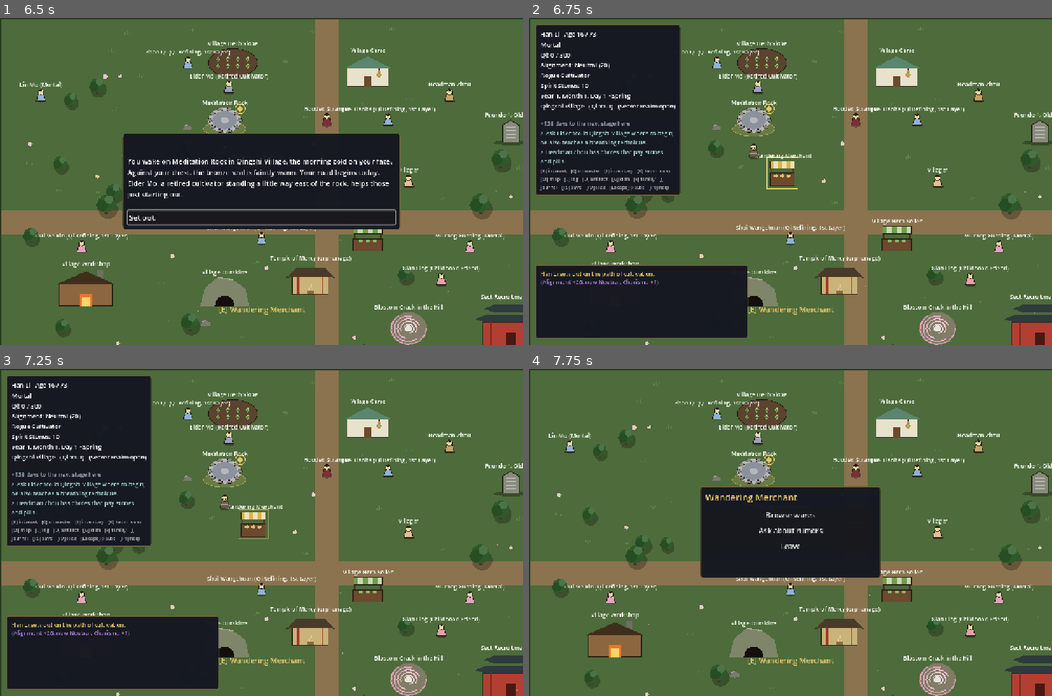
Above: before the commit, frames 1-4 (two rows, left to right).
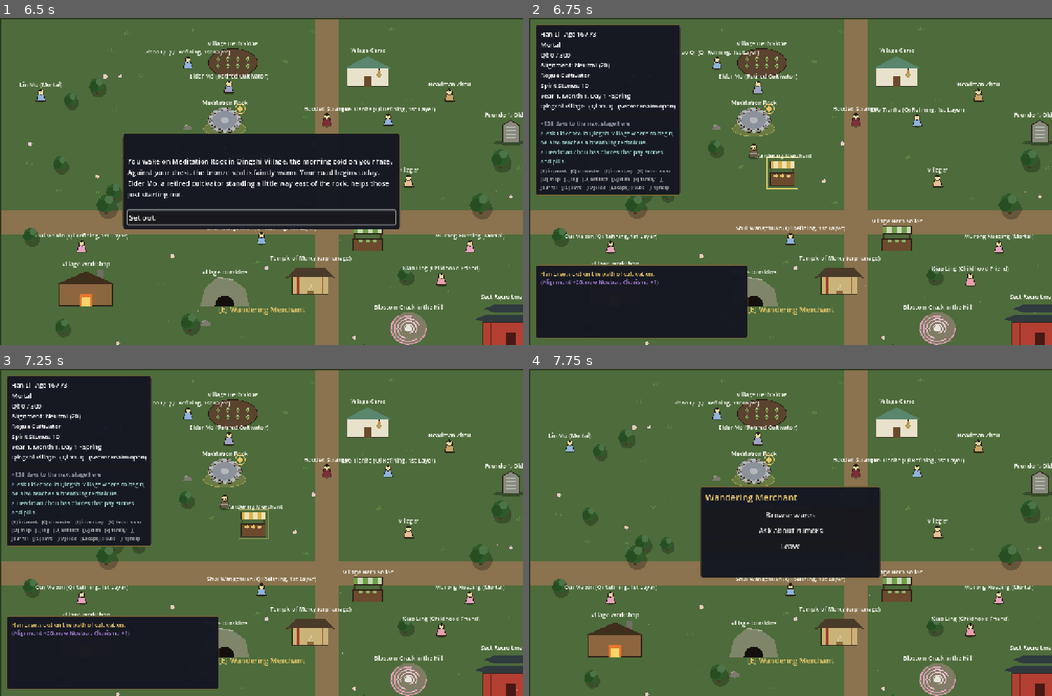
Above: after the commit, the same moments.

Repository: samridghimire/cultivation-game
Game: Godot game, scene res://src/ui/main_menu.tscn
Same seed, same stepped clock (60 frames per second), same inputs: the game is played once before the commit and once after it.
Inputs (mouse positions are in pixels of both pictures, inside the frame that each line leads up to):
- Up to frame 1 (6.5 s): click "New Game" at 0.5 s; click "Begin" at 1.25 s; click "Reach for it." at 2 s; click "Protect those who cannot prot…" at 2.75 s; click "What are you?" at 3.5 s; click "Why me?" at 4.25 s; click "What are you?" at 5 s; click "..." at 5.75 s
- Up to frame 2 (6.75 s): click "Set out." at 6.5 s
- Up to frame 3 (7.25 s): no input
- Up to frame 4 (7.75 s): tap Enter at 7.25 s; move the mouse to (905, 516) at 7.27 s; hold D (move_right) from 7.28 s (still down); hold E (interact) from 7.28 s (still down); click (905, 516) at 7.42 s

Frame 1 is identical in both runs. In frame 2, 0.7% of the frame differs, in the area x 6-97%, y 9-82%; in frame 3, 0.5%; in frame 4, 0.5%.

Commit message:
[WU-058] NPCs that breathe: idle bob and small wander
Co-Authored-By: Claude Sonnet 5.5 <noreply@anthropic.com>
Claude-Session: https://claude.ai/code/session_01SSZPZEZSozePcPUyUJ5VCA

Diff:
--- a/src/world/interactables/npc.gd
+++ b/src/world/interactables/npc.gd
@@ -17,6 +17,15 @@
 ## gift from a carried-item picker shown in this menu (FAM-002i).
 ## Your own children also offer "Teach a technique" and "Give a pill" pickers
 ## (FAM-004c, Training.check_teach / check_give reasons on disabled entries).
+## Idle life (WU-058): NPCs bob and occasionally shuffle a few pixels from
+## their home spot, using a local rng seeded from the npc id (never GameState.rng).
+## They hold still while a modal is open and while off screen.
+
+## Furthest an NPC strays from home (wander radius + bob stay under this).
+const MAX_DRIFT := 10.0
+const WANDER_RADIUS := 7.0
+const BOB_AMPLITUDE := 1.5
+const WALK_SPEED := 5.0
 
 @export var npc_id := ""
 
@@ -28,6 +37,48 @@
 var _gift_mode := false
 ## "" (main entries), "teach" or "give": the child pickers (FAM-004c).
 var _child_mode := ""
+## Where the NPC stands when idle (set in _ready; the world places the node first).
+var home := Vector2.ZERO
+var _rng := RandomNumberGenerator.new()
+var _phase := 0.0
+var _time := 0.0
+var _wander := Vector2.ZERO
+var _wander_target := Vector2.ZERO
+var _wait := 0.0
+var _modal_open := false
+var _on_screen := true
+
+
+func _ready() -> void:
+	super._ready()
+	home = position
+	var h := hash(npc_id)
+	_rng.seed = h
+	_phase = float(absi(h) % 628) / 100.0
+	_wait = _rng.randf_range(1.0, 4.0)
+	EventBus.ui_modal_changed.connect(func(is_open: bool): _modal_open = is_open)
+	var notifier := VisibleOnScreenNotifier2D.new()
+	notifier.rect = Rect2(-size / 2.0 - Vector2(MAX_DRIFT, MAX_DRIFT), size + Vector2(MAX_DRIFT, MAX_DRIFT) * 2.0)
+	notifier.screen_entered.connect(func(): _on_screen = true)
+	notifier.screen_exited.connect(func(): _on_screen = false)
+	add_child(notifier)
+
+
+func _physics_process(delta: float) -> void:
+	if _modal_open or not _on_screen:
+		return
+	breathe(delta)
+
+
+## Advances the idle bob and wander by delta seconds (public for tests).
+func breathe(delta: float) -> void:
+	_time += delta
+	_wait -= delta
+	if _wait <= 0.0:
+		_wait = _rng.randf_range(3.0, 8.0)
+		_wander_target = Vector2.ZERO if _wander_target != Vector2.ZERO and _rng.randf() < 0.5 else Vector2.from_angle(_rng.randf() * TAU) * _rng.randf_range(3.0, WANDER_RADIUS)
+	_wander = _wander.move_toward(_wander_target, WALK_SPEED * delta)
+	position = home + _wander + Vector2(0, sin(_time * 2.0 + _phase) * BOB_AMPLITUDE)
 
 
 func is_available() -> bool:
--- /dev/null
+++ b/tests/unit/test_npc_idle.gd
@@ -0,0 +1,54 @@
+extends TestCase
+## WU-058: NPCs bob and shuffle near home without touching the shared rng.
+
+const NPC_SCRIPT := preload("res://src/world/interactables/npc.gd")
+
+
+func _npc(id: String, pos: Vector2) -> Node:
+	var root := (Engine.get_main_loop() as SceneTree).root
+	var n: Node = NPC_SCRIPT.new()
+	n.npc_id = id
+	n.position = pos
+	root.add_child(n)
+	return n
+
+
+func test_stays_within_ten_pixels_of_home() -> void:
+	var gs := (Engine.get_main_loop() as SceneTree).root.get_node("GameState")
+	var state: int = gs.rng.state
+	var n := _npc("idle_a", Vector2(300, 200))
+	var moved := false
+	for i in 600:
+		n.breathe(1.0 / 60.0)
+		assert_true(n.position.distance_to(Vector2(300, 200)) <= 10.0, "step %d" % i)
+		moved = moved or n.position != Vector2(300, 200)
+	assert_true(moved)
+	assert_eq(n.home, Vector2(300, 200))
+	assert_eq(gs.rng.state, state)
+	n.free()
+
+
+func test_phases_differ_and_are_deterministic() -> void:
+	var a := _npc("idle_a", Vector2.ZERO)
+	var b := _npc("idle_b", Vector2.ZERO)
+	var a2 := _npc("idle_a", Vector2.ZERO)
+	assert_true(a._phase != b._phase)
+	assert_eq(a._phase, a2._phase)
+	a.free()
+	b.free()
+	a2.free()
+
+
+func test_holds_still_while_modal_open() -> void:
+	var n := _npc("idle_a", Vector2(50, 50))
+	EventBus_emit(true)
+	n._physics_process(2.0)
+	assert_eq(n.position, Vector2(50, 50))
+	EventBus_emit(false)
+	n._physics_process(2.0)
+	assert_true(n.position != Vector2(50, 50))
+	n.free()
+
+
+func EventBus_emit(open: bool) -> void:
+	(Engine.get_main_loop() as SceneTree).root.get_node("EventBus").ui_modal_changed.emit(open)
Not shown, added: tests/unit/test_npc_idle.gd.uid
